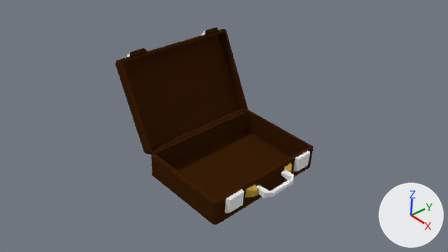
The Blender file PinchSlowDown/Assets/MyMeshes/Suitcase.blend as it was, and as the next commit left it.
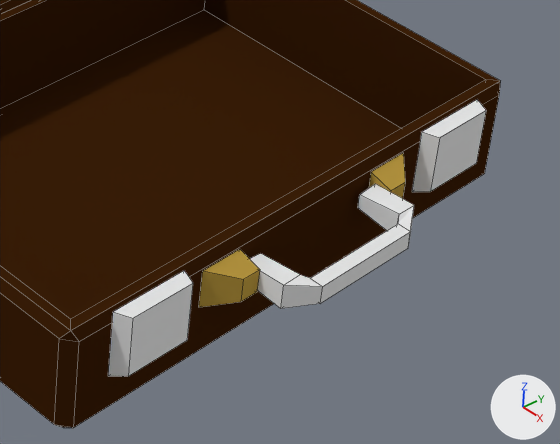
There are two pictures of each version: one from the file's camera 'Camera', one close up on the part from 45% to 73% of the width and 51% to 91% of the height. Every picture has the same lights, and +X, +Y and +Z are marked at lower right. The close-ups show mesh edges as thin lines.

The first close-up shows 'Briefcase'.
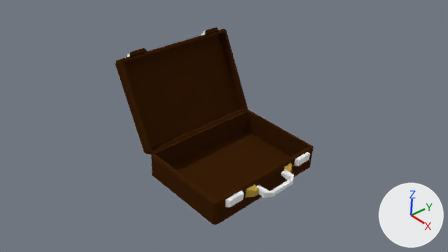
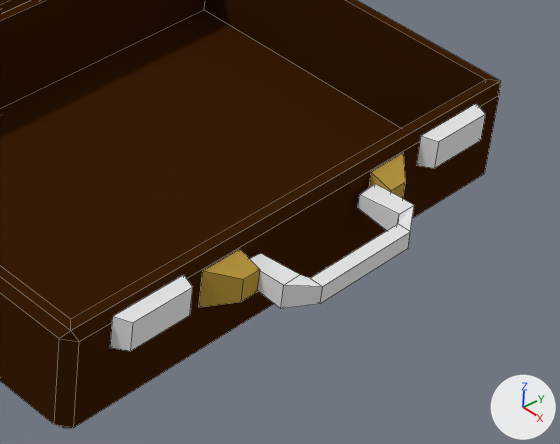
Where the newer file only moved an object's origin or applied its transform, the numbers keep the older frame.

Pixel boxes (x1, y1, x2, y2) of what changed, in the close-ups (560 x 444 px; the box of a moved part takes in the faces that stretch with it):
part 1 of me_cube_002, moved or reshaped: before (412, 100, 486, 192); after (416, 104, 485, 168)
part 2 of me_cube_002, moved or reshaped: before (108, 271, 193, 376); after (110, 275, 193, 351)

The change, as a diff of the scene's bpy script:
```diff
--- a/PinchSlowDown/Assets/MyMeshes/Suitcase.blend.py
+++ b/PinchSlowDown/Assets/MyMeshes/Suitcase.blend.py
@@ me_cube_002 @@
 me_cube_002.from_pydata(...)  # 88 vertices, 80 faces; spans x -0.006..0.397, y -0.244..0.244, z 0.0..0.1
 # used by ob_briefcase; location = (-0.1648, 0.0001, 0.1012); rotation_euler = (0.0, 3.142, -3.142), in degrees (0, 180, -180)
+# me_cube_002 part 1: the loose piece of 8 vertices spanning x 0.335..0.349, y -0.204..-0.133, z 0.0..0.06 is scaled about its middle by (1, 1, 0.486), then moved by (0.0, 0.0, -0.011)
+# me_cube_002 part 2: the loose piece of 8 vertices spanning x 0.335..0.349, y 0.133..0.204, z 0.0..0.06 is scaled about its middle by (1, 1, 0.486), then moved by (0.0, 0.0, -0.011)
 me_cube_002.materials.append(mat_base)
```
